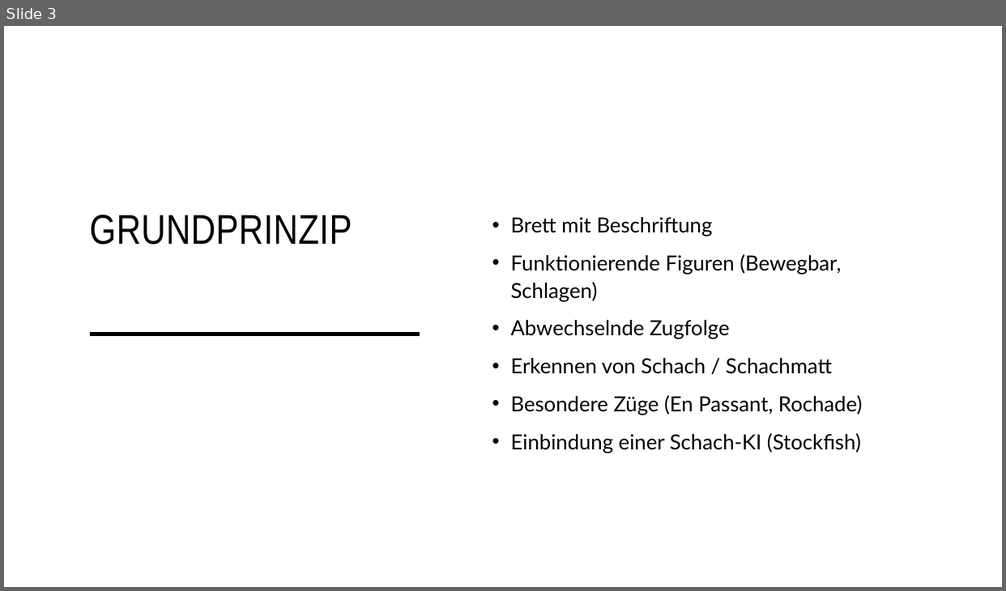
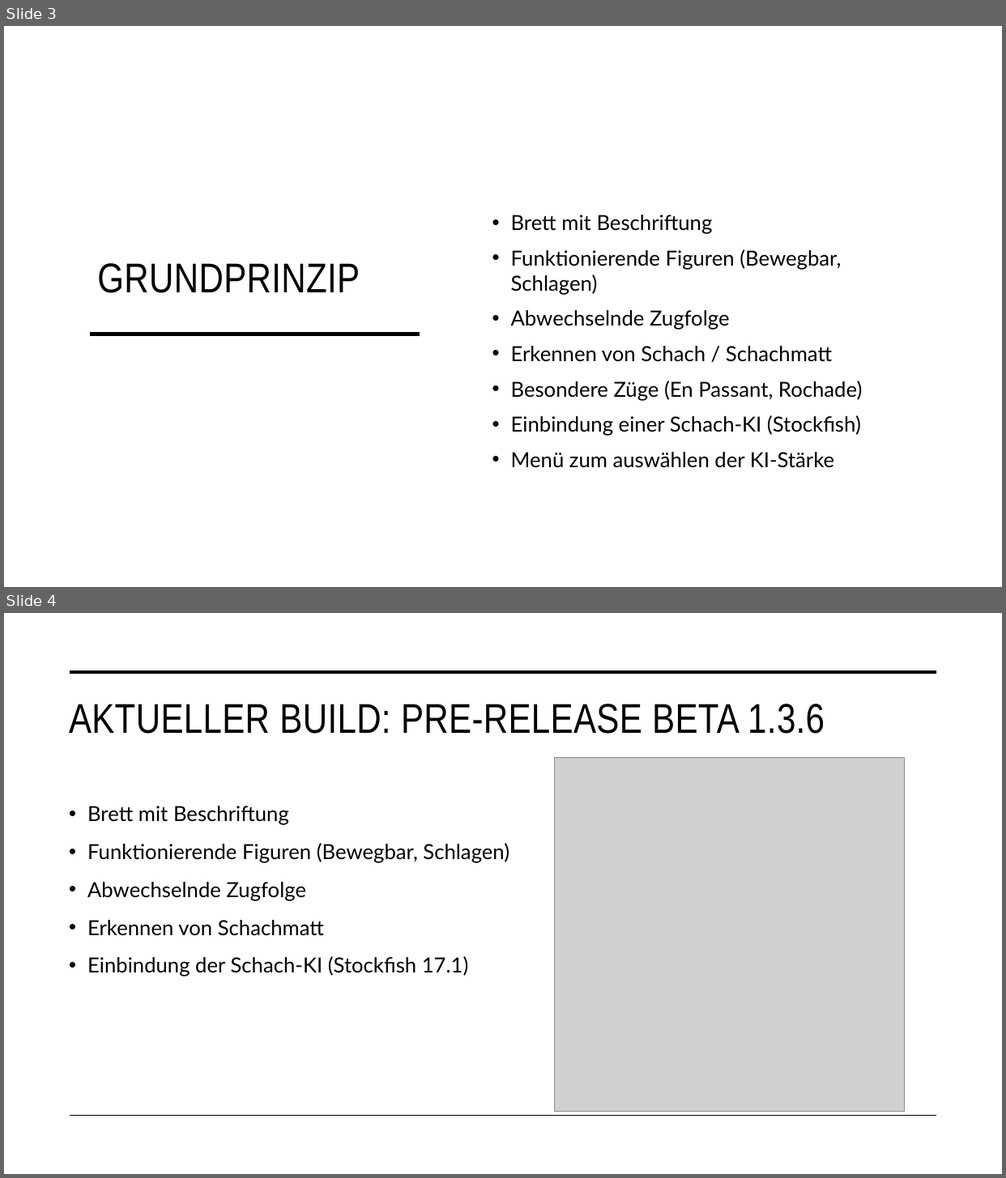
Before and after one commit to YTFirestormHD/PythonChess, a slide deck: Python Chess.pptx. Shown one above the other, each under a label of ours: slide 3 before the commit, slides 3 and 4 after it. The pictures are 1006x591 and 1006x1178 pixels, drawn with LibreOffice and Linux fonts; fonts in the diff are those of the drawing; grey boxes stand for pictures. Boxes give left, top, right and bottom in pixels: in the first picture for what was removed or moved away, otherwise in the second. Text is boxed around its words. In the diff, an @@ line names an element or a change of style, - is before the commit and + after.

```diff
--- a/Python Chess.pptx
+++ b/Python Chess.pptx
@@ slide 4 added at box(4, 613, 1002, 1174), background #FFFFFF @@
@@ line added from (70, 672) to (937, 672), #000000 3.5 pt @@
@@ title added at box(69, 704, 825, 734), 40 pt, text #000000 @@
+AKTUELLER BUILD: PRE-RELEASE BETA 1.3.6
@@ picture added at box(554, 757, 904, 1112) @@
@@ text added at box(87, 806, 509, 977), 20 pt, text #000000 @@
+• Brett mit Beschriftung
+• Funktionierende Figuren (Bewegbar, Schlagen)
+• Abwechselnde Zugfolge
+• Erkennen von Schachmatt
+• Einbindung der Schach-KI (Stockfish 17.1)
@@ line added from (70, 1116) to (937, 1116), #000000 1 pt @@
@@ slide 3 changed as well @@
@@ text at box(511, 215, 862, 436): line spacing 1.1 to 1 @@
@@ title "GRUNDPRINZIP": place and size @@
-title "GRUNDPRINZIP" at box(90, 215, 352, 245)
+title "GRUNDPRINZIP" at box(97, 263, 360, 293)
@@ text at box(511, 452, 834, 468): paragraph added @@
+• Menü zum auswählen der KI-Stärke
```
Also in this commit, not shown: 2 other slides changed, 9 other slides added, 1 slide removed.
